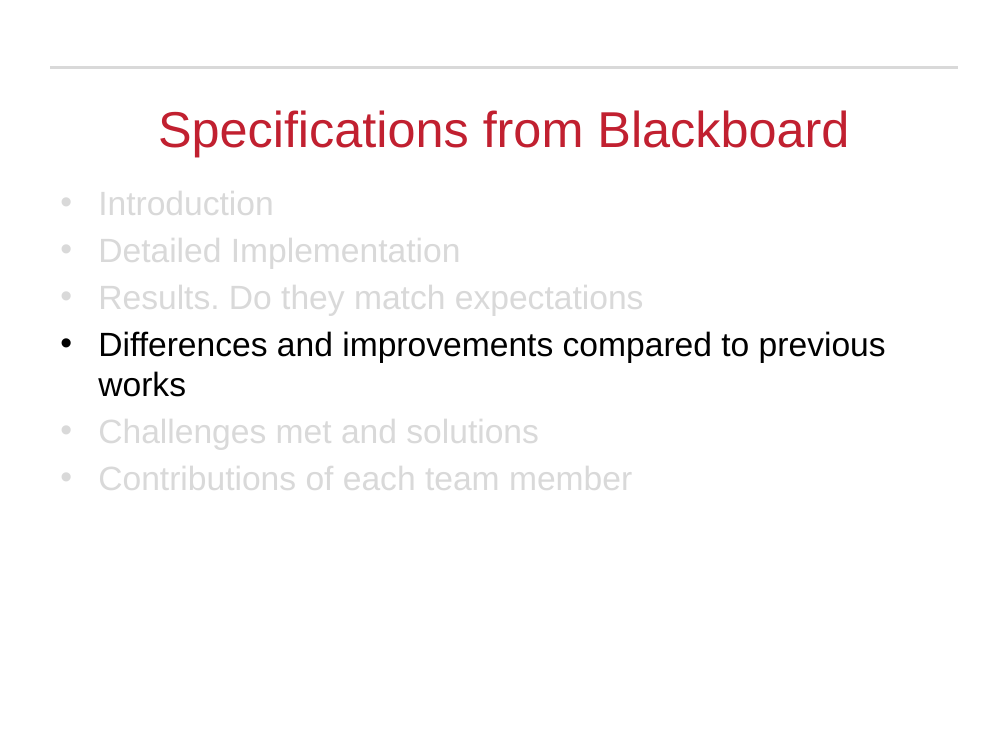
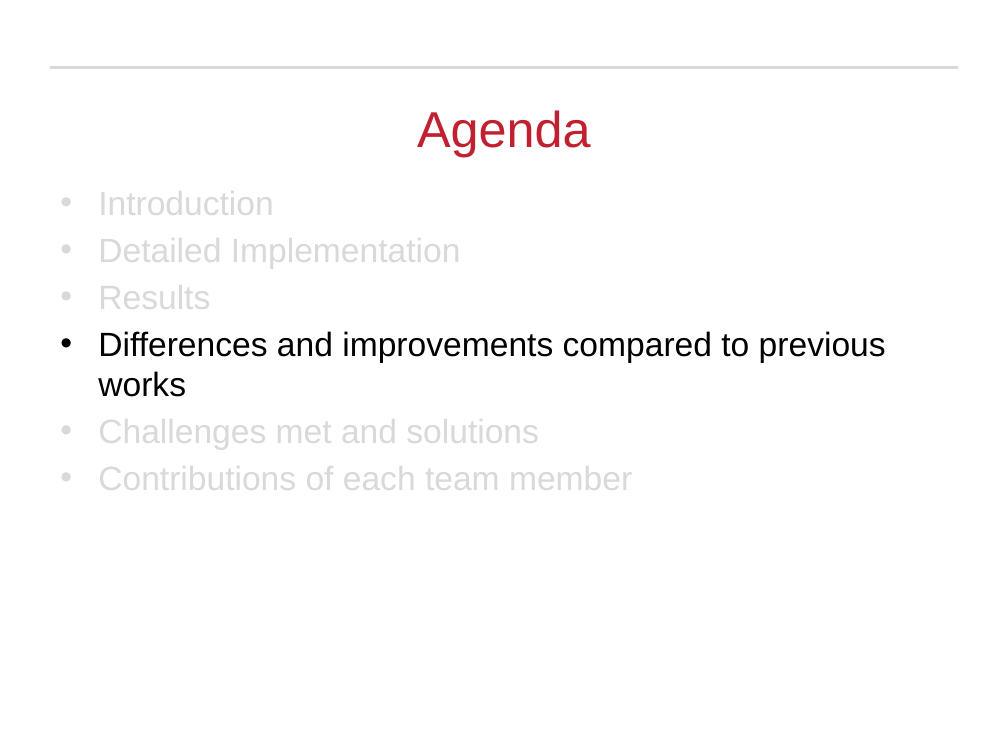
Before and after one commit to Michael-Hodges/PointNet, a slide deck: slide 16 of PowerPoints/EECE7398_Final_Project.pptx (slide 18 before the commit). Drawn at 1008x756 pixels with LibreOffice and Linux fonts; fonts in the diff are those of the drawing; background and template pictures are left out. Boxes give left, top, right and bottom in pixels: in the first picture for what was removed or moved away, otherwise in the second. Text is boxed around its words. In the diff, an @@ line names an element or a change of style, - is before the commit and + after.

```diff
--- a/PowerPoints/EECE7398_Final_Project.pptx
+++ b/PowerPoints/EECE7398_Final_Project.pptx
@@ title at box(417, 110, 591, 157): text changed @@
-Specifications from Blackboard
+Agenda
@@ text at box(98, 279, 210, 317): text changed @@
-• Results. Do they match expectations
+• Results
```
Also in this commit, not shown: 17 other slides changed, 3 slides added, 5 slides removed.
